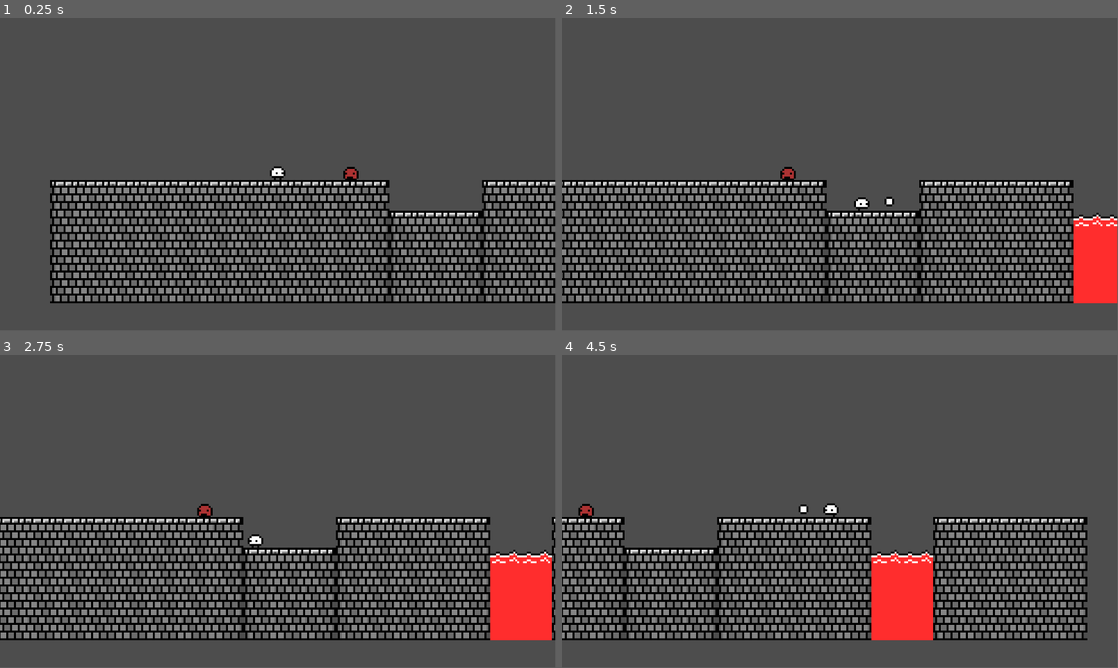
Above: before the commit, frames 1-4 (two rows, left to right).
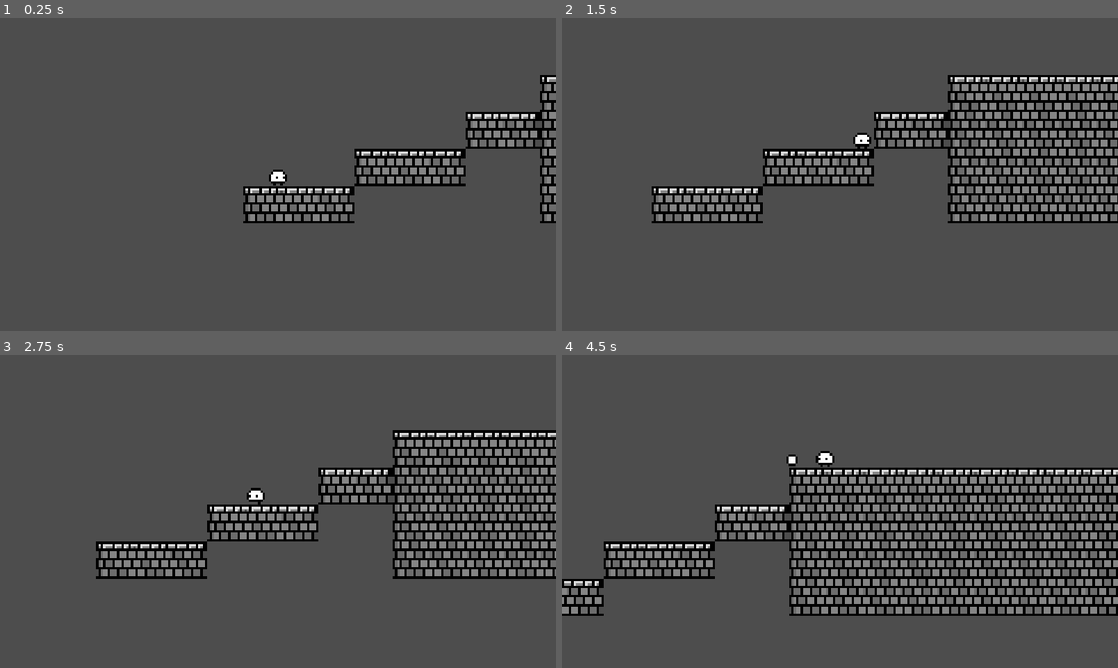
Above: after the commit, the same moments.

Repository: JamesFerchak/GodotGame
Game: Godot game, scene res://TestLevel.tscn
Two runs of this game, one before a commit and one after it. Both use one fixed random seed, a clock stepped at 60 frames per second and the inputs below. The project has no main scene, so this scene is started directly.
Inputs:
- Up to frame 1 (0.25 s): no input
- Up to frame 2 (1.5 s): hold D (right) from 0.53 s (still down); tap Shift (shoot) at 0.6, 1.35 s; tap Space (jump) at 0.77 s
- Up to frame 3 (2.75 s): tap Space (jump) at 1.52 s; release D (right) at 2.03 s; hold A (left) from 2.03 s (still down); tap Shift (shoot) at 2.1 s
- Up to frame 4 (4.5 s): release A (left) at 2.78 s; hold D (right) 2.78-4.28 s; tap Shift (shoot) at 2.85, 3.6, 4.35 s; tap Space (jump) at 3.02, 3.77 s; hold A (left) from 4.28 s (still down)
In our replay, the window is 799x449 before the commit and 800x450 after it. These sizes can differ from the game's own. Grey fills any space a smaller window leaves; there, only what the larger window draws over its background counts as a difference.

The runs differ from the first frame. In frame 1, 36% of the frame differs, in the area x 9-100%, y 18-92%; in frame 2, 48%, in the area x 0-100%, y 18-92%; in frame 3, 45%; in frame 4, 41%.

Commit message:
Started Main Menu
Main menu started, tweaked test level, and set camera resolution.

Diff:
--- a/Player/player.tscn
+++ b/Player/player.tscn
@@ -117,6 +117,9 @@
 [sub_resource type="CircleShape2D" id="CircleShape2D_brhef"]
 radius = 4.0
 
+[sub_resource type="RectangleShape2D" id="RectangleShape2D_wmcqn"]
+size = Vector2(2, 2)
+
 [node name="Player" type="CharacterBody2D"]
 position = Vector2(-8, 0)
 collision_layer = 32
@@ -131,7 +134,7 @@
 
 [node name="AnimatedSprite2D" type="AnimatedSprite2D" parent="."]
 sprite_frames = SubResource("SpriteFrames_lbj3q")
-animation = &"run"
+animation = &"hurt"
 autoplay = "idle"
 
 [node name="PlayerHitbox" type="Area2D" parent="."]
@@ -145,5 +148,10 @@
 [node name="Marker2D" type="Marker2D" parent="."]
 position = Vector2(5, 0)
 
+[node name="Area2D" type="Area2D" parent="Marker2D"]
+
+[node name="CollisionShape2D" type="CollisionShape2D" parent="Marker2D/Area2D"]
+shape = SubResource("RectangleShape2D_wmcqn")
+
 [connection signal="animation_finished" from="AnimatedSprite2D" to="." method="_on_animated_sprite_2d_animation_finished"]
 [connection signal="body_entered" from="PlayerHitbox" to="." method="_on_player_hitbox_body_entered"]
--- a/TestLevel.tscn
+++ b/TestLevel.tscn
@@ -52,12 +52,13 @@
 sources/0 = SubResource("TileSetAtlasSource_n3cjh")
 
 [node name="TestLevel" type="Node2D"]
+position = Vector2(0, 1)
 
 [node name="GroundMap" type="TileMap" parent="."]
 tile_set = SubResource("TileSet_njdy8")
 format = 2
 layer_0/name = "Ground"
-layer_0/tile_data = PackedInt32Array(131071, 196608, 1, 6553 …(1687 unchanged characters)…  2, 196625, 196608, 2, 131090, 196608, 2)
+layer_0/tile_data = PackedInt32Array(131071, 196608, 1, 6553 …(1687 unchanged characters)…  2, 196625, 196608, 2, 131090, 196608, 2, 196601, 262144, 1, 196600, 131072, 1, 262133, 131072, 1, 262134, 196608, 1, 262135, 262144, 1, 327666, 131072, 1, 327667, 196608, 1, 327668, 262144, 1)
 
 [node name="DamageMap" type="TileMap" parent="."]
 tile_set = SubResource("TileSet_gdxo2")
@@ -65,13 +66,13 @@
 layer_0/tile_data = PackedInt32Array(131085, 393216, 4, 196621, 393216, 5, 262157, 393216, 5, 131086, 393216, 4, 196622, 393216, 5, 262158, 393216, 5)
 
 [node name="Player" parent="." instance=ExtResource("2_eifq0")]
-position = Vector2(22, 13)
+position = Vector2(-209, 59)
 
 [node name="RemoteTransform2D" type="RemoteTransform2D" parent="Player"]
 remote_path = NodePath("../../Camera2D")
 
 [node name="Camera2D" type="Camera2D" parent="."]
-position = Vector2(22, 13)
+position = Vector2(-209, 59)
 process_callback = 0
 drag_horizontal_enabled = true
 drag_vertical_enabled = true
@@ -79,6 +80,7 @@
 drag_top_margin = 0.5
 drag_right_margin = 0.08
 drag_bottom_margin = 0.7
+editor_draw_limits = true
 
 [node name="Dummy" parent="." instance=ExtResource("3_s1jh2")]
 position = Vector2(60, 12)
--- /dev/null
+++ b/main menu/main_menu.gd
@@ -0,0 +1,15 @@
+extends Control
+
+
+# Called when the node enters the scene tree for the first time.
+func _ready():
+	pass # Replace with function body.
+
+
+# Called every frame. 'delta' is the elapsed time since the previous frame.
+func _process(delta):
+	pass
+
+
+func _on_start_button_pressed():
+	get_tree().change_scene_to_file("res://TestLevel.tscn")
--- /dev/null
+++ b/main menu/main_menu.tscn
@@ -0,0 +1,30 @@
+[gd_scene load_steps=2 format=3 uid="uid://jo6h8bvnnpoj"]
+
+[ext_resource type="Script" path="res://main menu/main_menu.gd" id="1_wa858"]
+
+[node name="main_menu" type="Control"]
+layout_mode = 3
+anchors_preset = 15
+anchor_right = 1.0
+anchor_bottom = 1.0
+grow_horizontal = 2
+grow_vertical = 2
+script = ExtResource("1_wa858")
+
+[node name="StartButton" type="Button" parent="."]
+layout_mode = 1
+anchors_preset = -1
+anchor_right = 0.045
+anchor_bottom = 0.039
+offset_left = 76.0
+offset_top = 45.0
+offset_right = 78.8
+offset_bottom = 54.94
+text = "Start"
+
+[node name="Camera2D" type="Camera2D" parent="."]
+position = Vector2(103, 53)
+editor_draw_limits = true
+editor_draw_drag_margin = true
+
+[connection signal="pressed" from="StartButton" to="." method="_on_start_button_pressed"]
--- a/project.godot
+++ b/project.godot
@@ -16,6 +16,9 @@
 
 [display]
 
+window/size/viewport_width=960
+window/size/viewport_height=540
+window/stretch/mode="canvas_items"
 window/stretch/scale=4.0
 
 [input]
Not shown: 1 places in Player/player.tscn that only renumber resources
Not shown, added: concept art/piston pete.png.import
Not shown, added: concept art/tonyturret.png.import
